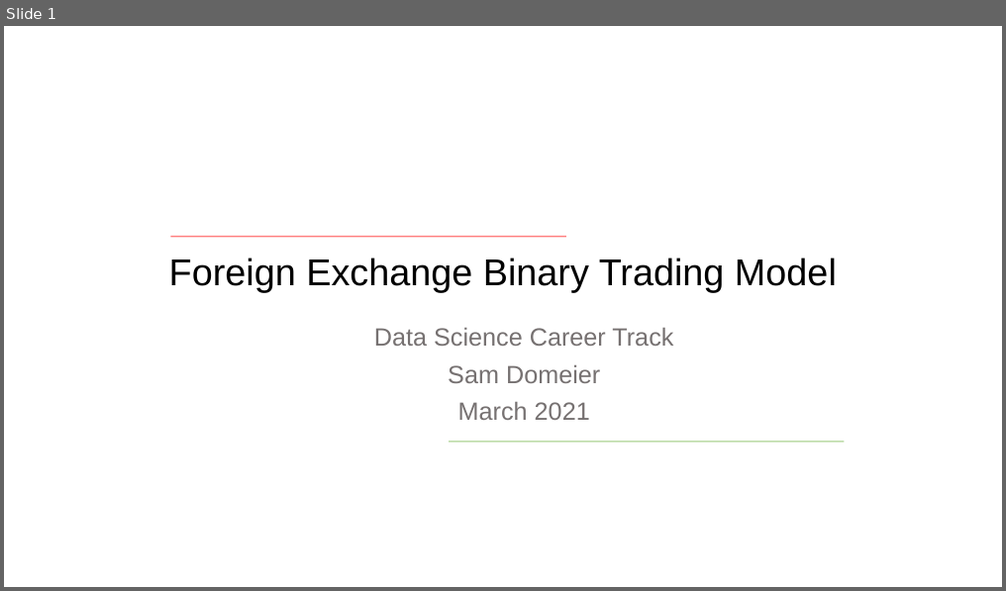
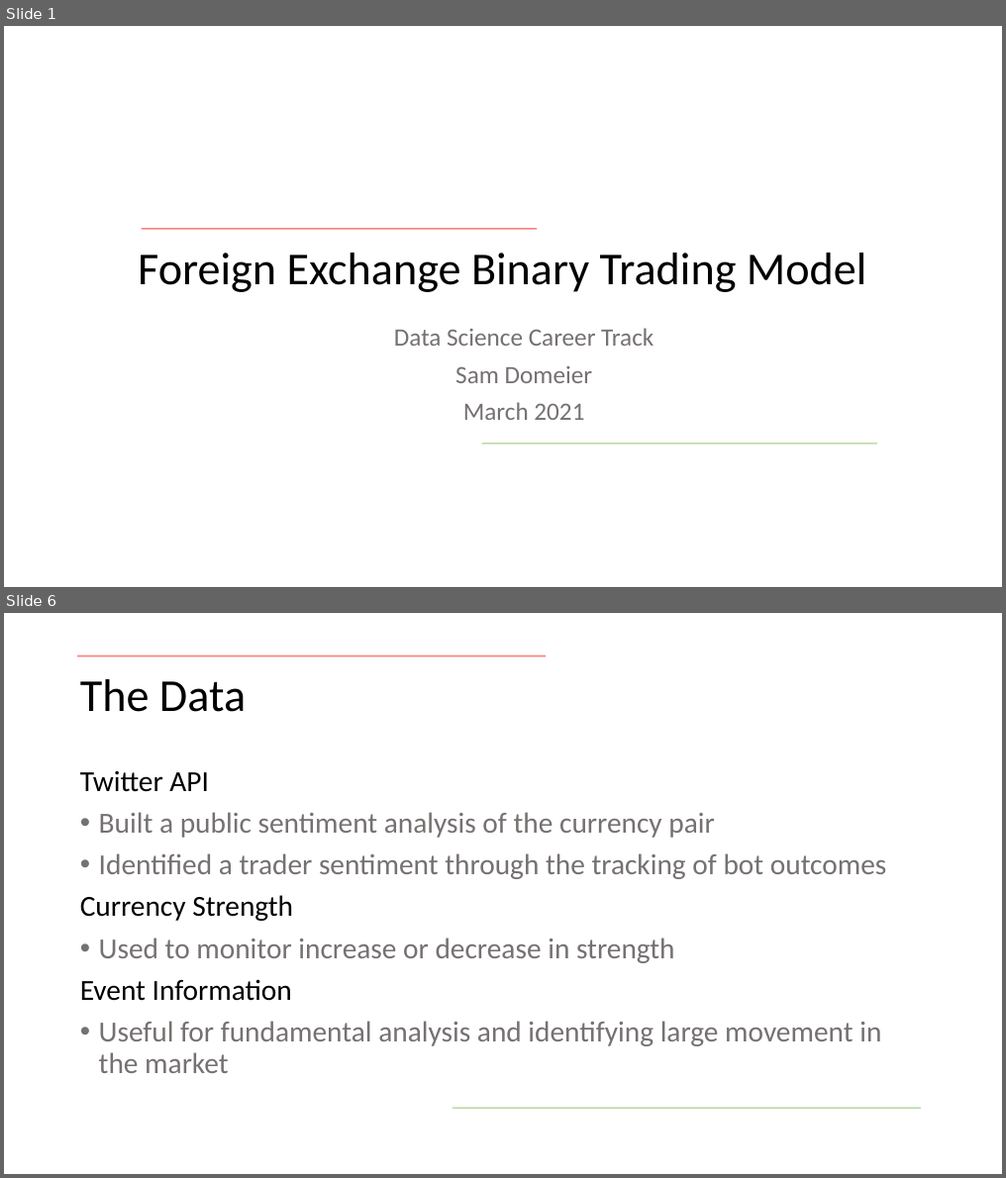
Before and after one commit to samdomeier/Springboard-projects, a slide deck: forex_binary_trading_classification/forex_model_presentation.pptx. Shown one above the other, each under a label of ours: slide 1 before the commit, slides 1 and 6 after it; the slides between them are not shown. The pictures are 1006x591 and 1006x1178 pixels, drawn with LibreOffice and Linux fonts; fonts in the diff are those of the drawing; background and template pictures are left out. Boxes give left, top, right and bottom in pixels: in the first picture for what was removed or moved away, otherwise in the second. Text is boxed around its words. In the diff, an @@ line names an element or a change of style, - is before the commit and + after.

```diff
--- a/forex_binary_trading_classification/forex_model_presentation.pptx
+++ b/forex_binary_trading_classification/forex_model_presentation.pptx
@@ slide 6 added at (x1=4, y1=613, x2=1002, y2=1174), background picture (left out) @@
@@ line added from (77, 657) to (546, 657), #FF0000 1.5 pt @@
@@ title added at (x1=80, y1=679, x2=246, y2=712), 44 pt, text #000000 @@
+The Data
@@ text added at (x1=80, y1=771, x2=887, y2=1073), 28 pt, text #767171 @@
+Twitter API
+• Built a public sentiment analysis of the currency pair
+• Identified a trader sentiment through the tracking of bot outcomes
+Currency Strength
+• Used to monitor increase or decrease in strength
+Event Information
+• Useful for fundamental analysis and identifying large movement in the market
@@ line added from (452, 1109) to (921, 1109), #A9D18E 1.5 pt @@
@@ slide 1 changed as well @@
@@ line moved from (171, 236) - (566, 236) to (141, 229) - (537, 229) @@
@@ title "Foreign Exchange Binary Trading Model" at (x1=138, y1=253, x2=867, y2=292): size 36 to 44 pt, font Arial to Calibri @@
@@ subtitle "Data Science Career Track" at (x1=394, y1=328, x2=653, y2=420): font Arial to Calibri @@
@@ line moved from (449, 442) - (844, 442) to (481, 444) - (877, 444) @@
```
Also in this commit, not shown: 11 other slides added, 1 slide removed.
